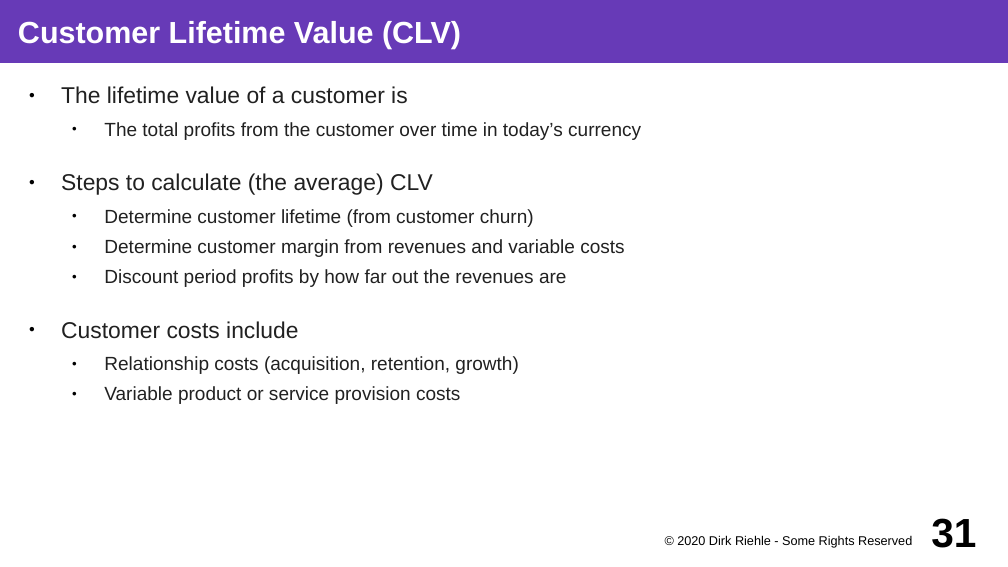
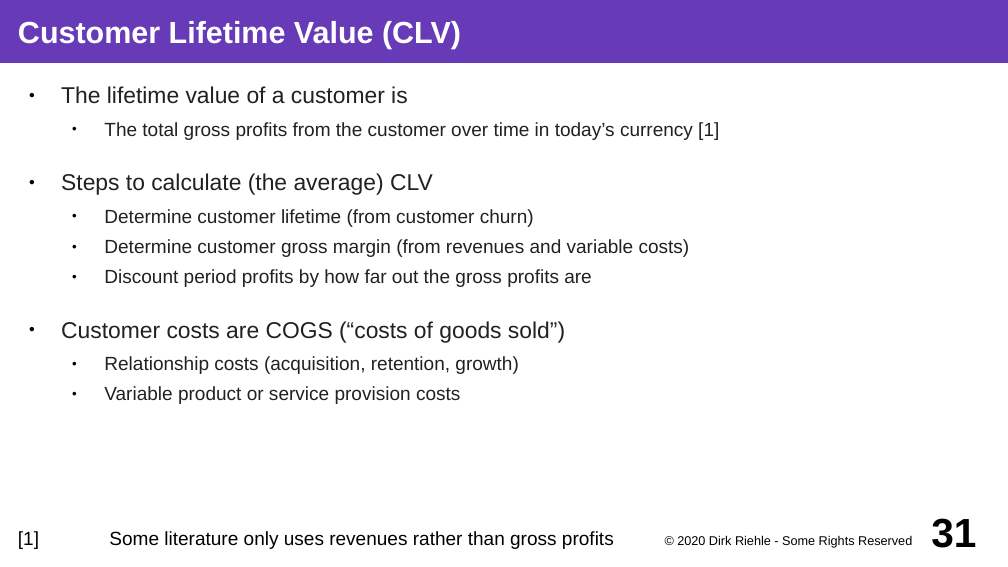
Before and after one commit to dirkriehle/coss-course, a slide deck: slide 31 of Lecture slides/COSS B04 - Business Models.odp. Drawn at 1008x567 pixels with LibreOffice and Linux fonts; fonts in the diff are those of the drawing. Boxes give left, top, right and bottom in pixels: in the first picture for what was removed or moved away, otherwise in the second. Text is boxed around its words. In the diff, an @@ line names an element or a change of style, - is before the commit and + after.

```diff
--- a/Lecture slides/COSS B04 - Business Models.odp
+++ b/Lecture slides/COSS B04 - Business Models.odp
@@ text at box(104, 122, 719, 140): text changed @@
-  ● The total profits from the customer over time in today’s currency
+  ● The total gross profits from the customer over time in today’s currency [1]
@@ text at box(61, 239, 690, 343): text changed @@
-  ● Determine customer margin from revenues and variable costs
-  ● Discount period profits by how far out the revenues are
-● Customer costs include
+  ● Determine customer gross margin (from revenues and variable costs)
+  ● Discount period profits by how far out the gross profits are
+● Customer costs are COGS (“costs of goods sold”)
@@ text added at box(18, 531, 614, 549), 15 pt, text #000000 @@
+[1] Some literature only uses revenues rather than gross profits
```
Also in this commit, not shown: 20 other files.
